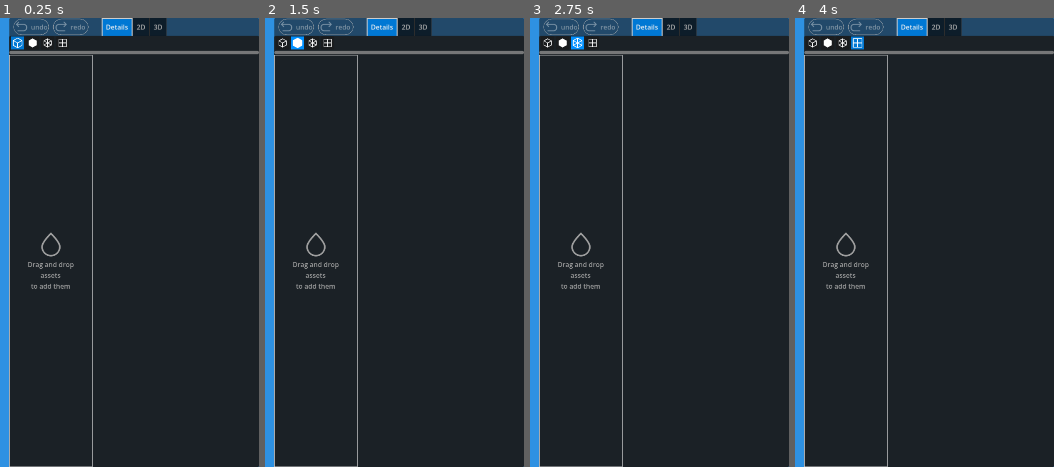
Above: before the commit, frames 1-4 (left to right).
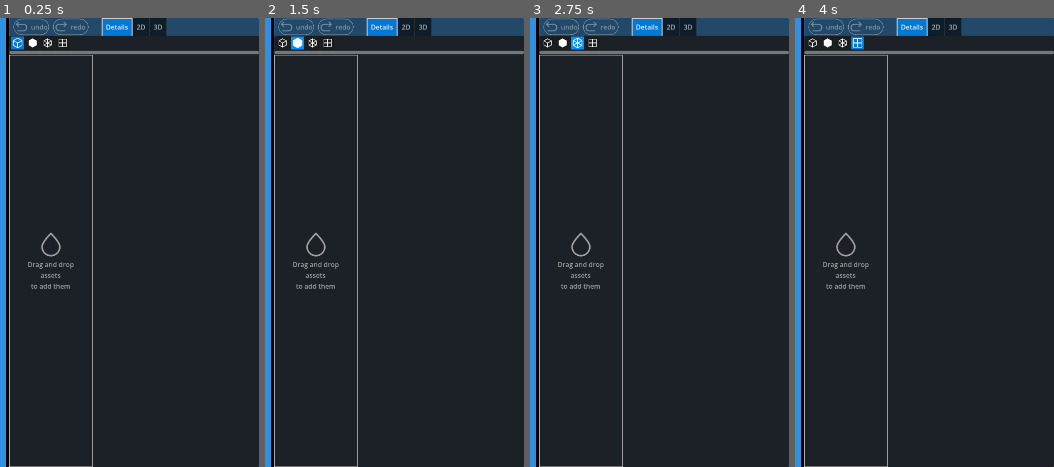
Above: after the commit, the same moments.

Repository: hunsri/3DAM
Game: Godot game, scene res://scenes/MainScene.tscn
The game is run twice, just before and just after one commit, with the same random seed, the same clock (stepped at 60 frames per second) and the same inputs.
Inputs (mouse positions are in pixels of both pictures, inside the frame that each line leads up to):
- Up to frame 1 (0.25 s): no input
- Up to frame 2 (1.5 s): click (283, 44) at 0.5 s; click (298, 44) at 1.25 s
- Up to frame 3 (2.75 s): click (576, 44) at 2 s
- Up to frame 4 (4 s): click (857, 44) at 2.75 s; tap Enter at 3.5 s; move the mouse to (831, 220) at 3.52 s; hold D from 3.53 s (still down); hold E from 3.53 s (still down); click (831, 220) at 3.67 s

The runs differ from the first frame. In frame 1, 1.2% of the frame differs, in the area x 2-4%, y 0-100%; in frame 2, 1.2%; in frame 3, 1.2%; in frame 4, 1.2%.

Commit message:
improves preview asset centering

Diff:
--- a/scenes/context_scenes/LocalCompareViewUI.tscn
+++ b/scenes/context_scenes/LocalCompareViewUI.tscn
@@ -7,6 +7,9 @@
 
 [sub_resource type="StyleBoxFlat" id="StyleBoxFlat_guh61"]
 bg_color = Color(1, 1, 1, 1)
+
+[sub_resource type="StyleBoxFlat" id="StyleBoxFlat_pbece"]
+bg_color = Color(0, 0, 0, 1)
 
 [node name="LocalCompareViewUi" type="Control" unique_id=117124250]
 self_modulate = Color(1, 1, 1, 0)
@@ -44,6 +47,8 @@
 [node name="HSplitContainer" type="HSplitContainer" parent="Background/HBoxContainer" unique_id=1194475055]
 layout_mode = 2
 size_flags_horizontal = 3
+theme_override_constants/separation = 6
+theme_override_styles/split_bar_background = SubResource("StyleBoxFlat_pbece")
 
 [node name="AssetExplorer2d" parent="Background/HBoxContainer/HSplitContainer" unique_id=2038647137 instance=ExtResource("1_lappt")]
 layout_mode = 2
--- a/scenes/sidebar/compare_sidebar/CompareView.tscn
+++ b/scenes/sidebar/compare_sidebar/CompareView.tscn
@@ -85,6 +85,7 @@
 
 [node name="TabContainer" type="TabContainer" parent="." unique_id=1304271021]
 layout_mode = 2
+size_flags_horizontal = 3
 theme_override_styles/tab_selected = SubResource("StyleBoxFlat_wyxuf")
 tab_alignment = 1
 current_tab = 0
--- a/scenes/sidebar/popup/AssetPopup.tscn
+++ b/scenes/sidebar/popup/AssetPopup.tscn
@@ -16,6 +16,41 @@
 [sub_resource type="StyleBoxEmpty" id="StyleBoxEmpty_1cbbd"]
 
 [sub_resource type="ButtonGroup" id="ButtonGroup_8vou2"]
+
+[sub_resource type="StyleBoxFlat" id="StyleBoxFlat_ie7vy"]
+content_margin_left = 2.0
+content_margin_top = 2.0
+content_margin_right = 2.0
+content_margin_bottom = 2.0
+bg_color = Color(0.93333334, 0.5137255, 0.14509805, 1)
+
+[sub_resource type="StyleBoxFlat" id="StyleBoxFlat_ow7pt"]
+content_margin_left = 2.0
+content_margin_top = 2.0
+content_margin_right = 2.0
+content_margin_bottom = 2.0
+bg_color = Color(1, 0.55200005, 0.16000003, 1)
+
+[sub_resource type="StyleBoxFlat" id="StyleBoxFlat_ff5ff"]
+content_margin_left = 2.0
+content_margin_top = 2.0
+content_margin_right = 2.0
+content_margin_bottom = 2.0
+bg_color = Color(0.78, 0.43056002, 0.12480002, 1)
+
+[sub_resource type="StyleBoxFlat" id="StyleBoxFlat_oyvre"]
+content_margin_left = 2.0
+content_margin_top = 2.0
+content_margin_right = 2.0
+content_margin_bottom = 2.0
+bg_color = Color(1, 0.6053333, 0.26, 1)
+
+[sub_resource type="StyleBoxFlat" id="StyleBoxFlat_m1kn8"]
+content_margin_left = 2.0
+content_margin_top = 2.0
+content_margin_right = 2.0
+content_margin_bottom = 2.0
+bg_color = Color(0.33, 0.18216002, 0.05280001, 1)
 
 [node name="AssetPopup" type="PanelContainer" unique_id=1186737351]
 anchors_preset = 15
@@ -40,14 +75,12 @@
 layout_mode = 2
 theme_override_styles/tabbar_background = SubResource("StyleBoxEmpty_8vou2")
 current_tab = 0
-tab_0/title = "Model Information"
 
 [node name="Details" type="PanelContainer" parent="ScrollContainer/CompareManager/TabContainer" unique_id=402865169]
 layout_mode = 2
 theme_override_styles/panel = SubResource("StyleBoxEmpty_1cbbd")
 script = ExtResource("2_vfkst")
 metadata/_tab_index = 0
-metadata/_tab_name = "Model Information"
 
 [node name="VBoxContainer" type="VBoxContainer" parent="ScrollContainer/CompareManager/TabContainer/Details" unique_id=3879136]
 layout_mode = 2
@@ -87,7 +120,12 @@
 layout_mode = 2
 size_flags_horizontal = 4
 size_flags_vertical = 0
-text = "close"
+theme_override_styles/normal = SubResource("StyleBoxFlat_ie7vy")
+theme_override_styles/pressed = SubResource("StyleBoxFlat_ow7pt")
+theme_override_styles/hover = SubResource("StyleBoxFlat_ff5ff")
+theme_override_styles/hover_pressed = SubResource("StyleBoxFlat_oyvre")
+theme_override_styles/disabled = SubResource("StyleBoxFlat_m1kn8")
+text = "close "
 icon = ExtResource("5_ncbyo")
 
 [editable path="ScrollContainer/CompareManager/TabContainer/Details/VBoxContainer/DisplayOptionsBar"]
--- a/scripts/tiles/asset_tiles/asset_spawn_point.gd
+++ b/scripts/tiles/asset_tiles/asset_spawn_point.gd
@@ -57,6 +57,14 @@
 		return
 
 	if not _model_aligned:
+
+		# we only need this once to help camera alignment by centering it on the AABB of the model
+		var aabb = AABB_Utils.get_world_aabb(self)
+		spring_arm_3d.position.y = (aabb.position.y + aabb.size.y/2)
+		default_spring_arm_transform = spring_arm_3d.transform
+
+		_align_pivot()
+
 		_align_model(spring_arm_3d.get_child(0), delta)
 		default_spring_length = spring_arm_3d.spring_length
 
@@ -114,7 +122,7 @@
 func _align_model(camera: Camera3D, delta: float) -> void:
 	var too_far: bool = AABB_Utils.is_aabb_fully_inside_camera(AABB_Utils.get_world_aabb(self), camera)
 
-	const step = 8
+	const step = 8 # arbitrary set amount that controls the step speed of the alignment
 
 	if _model_too_far_on_start:
 		if !too_far:
@@ -127,6 +135,15 @@
 			_correction_pass() # resets the alignment flags once
 		spring_arm_3d.spring_length += delta * step * spring_arm_3d.spring_length
 
+## Ensures that when rotating the asset the pivot point is set to the center of the bounding box of the asset
+func _align_pivot() -> void:
+	if self.get_child_count() == 0:
+		return
+
+	var y_height: float = AABB_Utils.get_world_aabb(self).size.y
+	var model: Node3D = self.get_child(0)
+	model.position.y = -y_height/2
+
 ## Resets the alignment flags, to run alignment again, based on the first alignment result
 ## Basically running the zooming test a second time, but from a better starting position
 func _correction_pass() -> void:
